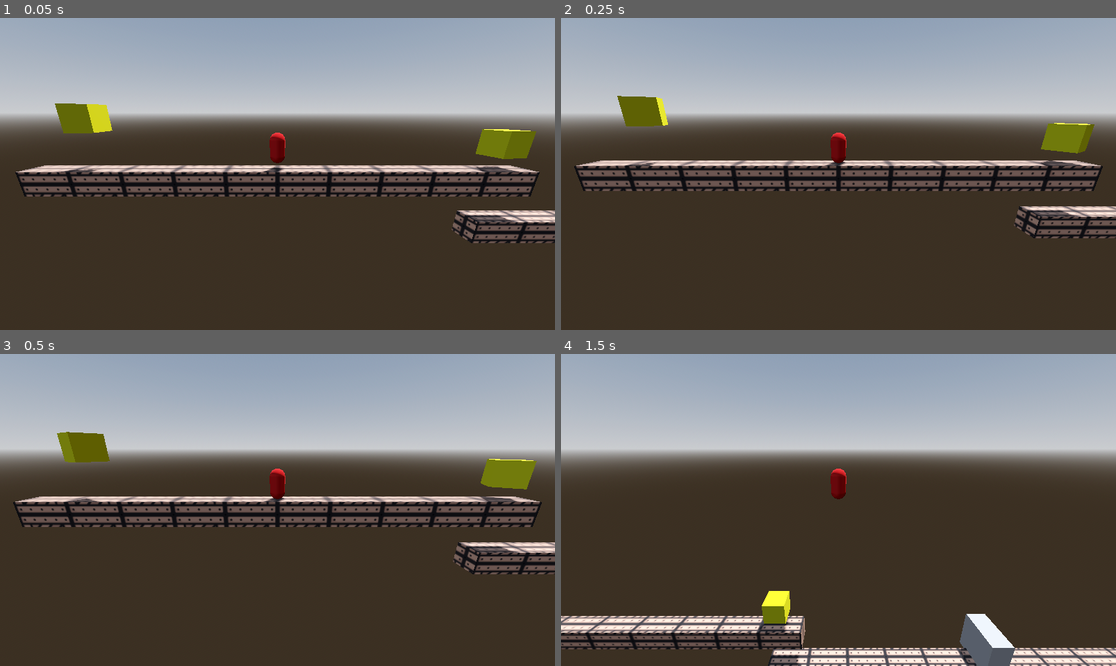
Above: before the commit, frames 1-4 (two rows, left to right).
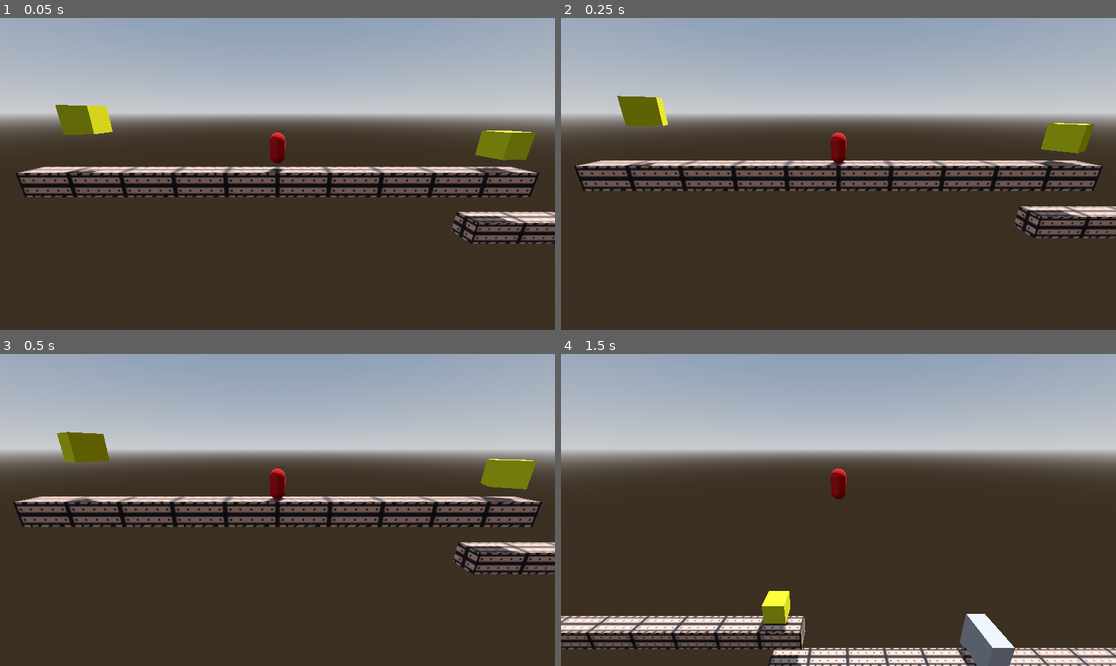
Above: after the commit, the same moments.

Repository: Random-Gate/Hussain-try-3d
Game: Godot game, scene res://scenes/3Dtests.tscn
The game is run twice, just before and just after one commit, with the same random seed, the same clock (stepped at 60 frames per second) and the same inputs.
Inputs:
- Up to frame 1 (0.05 s): no input
- Up to frame 2 (0.25 s): no input
- Up to frame 3 (0.5 s): no input
- Up to frame 4 (1.5 s): hold D (Right) 0.53-1.28 s; hold Shift (Sprint) 0.53-1.28 s; tap Space (Jump) at 0.77 s; hold Down (ui_down) from 1.28 s (still down); tap Shift (Sprint) at 1.35 s

The runs differ from the first frame. In frame 1, 6.1% of the frame differs, in the area x 2-100%, y 27-73%; in frame 2, less than 0.1%; in frame 3, less than 0.1%; in frame 4, nothing differs.

Commit message:
BranchTest
123

Diff:
--- a/scenes/3Dtests.tscn
+++ b/scenes/3Dtests.tscn
@@ -45,7 +45,7 @@
 mesh = SubResource("BoxMesh_rw847")
 
 [node name="CharacterBody3D" parent="." unique_id=2100094950 instance=ExtResource("2_x403i")]
-transform = Transform3D(0.3, 0, 0, 0, 0.3, 0, 0, 0, 0.3, 0, 0.682631, 0)
+transform = Transform3D(0.3, 0, 0, 0, 0.3, 0, 0, 0, 0.3, 0, 0.7059629, 0)
 collision_layer = 3
 collision_mask = 3
 
